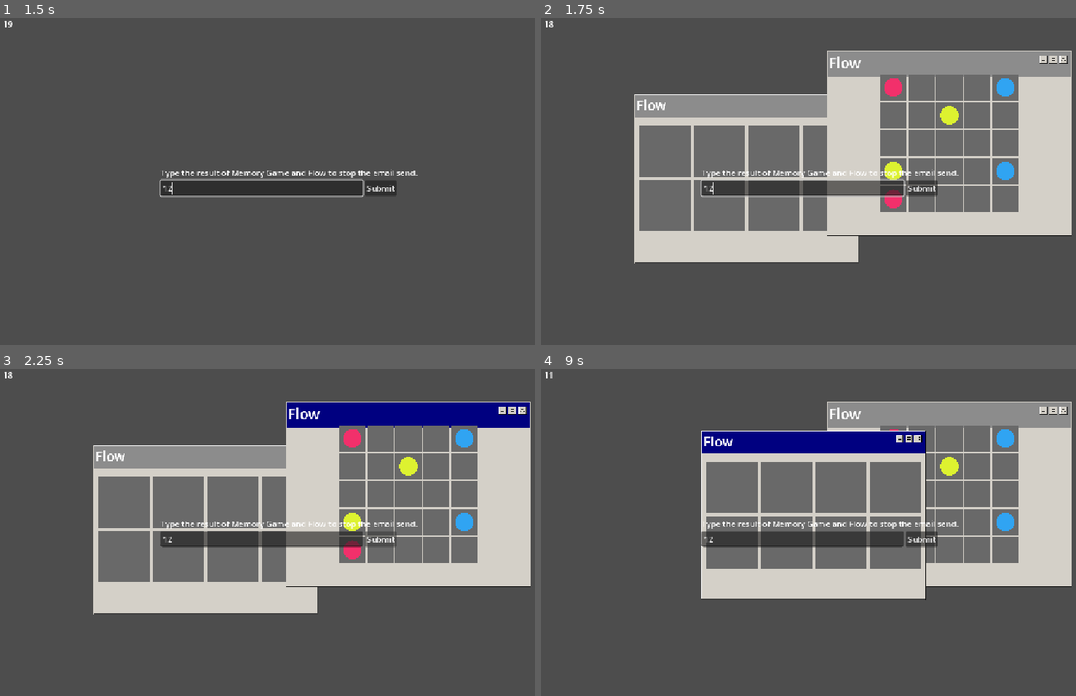
Above: before the commit, frames 1-4 (two rows, left to right).
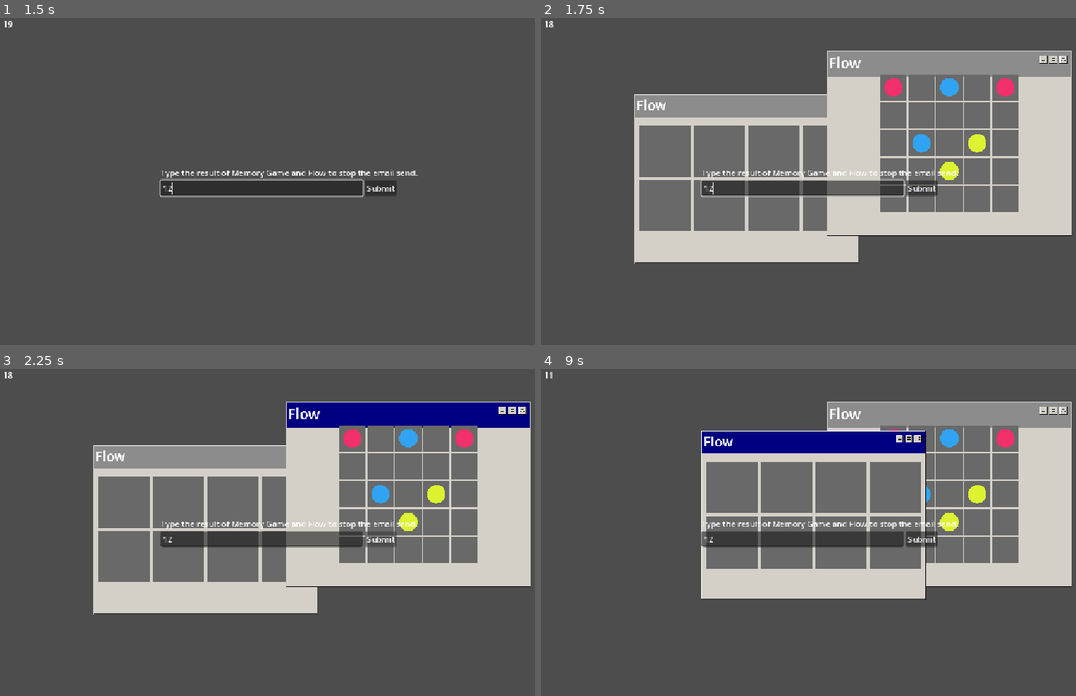
Above: after the commit, the same moments.

Repository: Vikociraptor/can_i_unsend
Game: Godot game, scene res://MainMenu.tscn
Two runs of this game, one before a commit and one after it. Both use one fixed random seed, a clock stepped at 60 frames per second and the inputs below.
Inputs (mouse positions are in pixels of both pictures, inside the frame that each line leads up to):
- Up to frame 1 (1.5 s): click (74, 204) at 0.5 s; click (262, 188) at 1.27 s; type "12" at 1.35 s
- Up to frame 2 (1.75 s): no input
- Up to frame 3 (2.25 s): click "Submit" at 2 s
- Up to frame 4 (9 s): click (835, 454) at 2.77 s; click (840, 454) at 3.52 s; click "Submit" at 4.25 s; click (835, 454) at 5.02 s; click (840, 454) at 5.77 s; click "Submit" at 6.5 s; click (835, 454) at 7.27 s; click (840, 454) at 8.02 s; tap Enter at 8.75 s; drag from (733, 457) to (931, 414) at 8.77 s

Frame 1 is identical in both runs. In frame 2, 1.3% of the frame differs, in the area x 64-89%, y 18-59%; in frame 3, 1.3%; in frame 4, 0.9%.

Commit message:
Can now select different layouts for the game

Diff:
--- a/Scripts/Flow/flow_grid.gd
+++ b/Scripts/Flow/flow_grid.gd
@@ -18,6 +18,23 @@
 	"a....",
 ]
 
+var layouts = [
+	[
+		"a...b",
+		"..c..",
+		".....",
+		"c...b",
+		"a....",
+	],
+	[
+		"a.b.a",
+		".....",
+		".b.c.",
+		"..c..",
+		".....",
+	]
+]
+
 var grid = [] # characters, read as grid[y][x]
 
 var dots = {} # each pair's two cells, keyed by its character
@@ -36,6 +53,7 @@
 
 func _ready() -> void:
 	# Read the strings into the grid, collecting the cells of each dot.
+	layout = layouts[randi_range(0, layouts.size() - 1)]
 	for y in layout.size():
 		var row = []
 		for x in layout[y].length():
--- a/minigames/flow_minigame.tscn
+++ b/minigames/flow_minigame.tscn
@@ -1,11 +1,11 @@
-[gd_scene format=3]
+[gd_scene format=3 uid="uid://cetvhssiiotvk"]
 
-[ext_resource type="Script" path="res://minigames/puzzle_minigame.gd" id="1_3jprq"]
-[ext_resource type="Script" uid="uid://crqdnptf5rq8v" path="res://Scripts/Flow/flow_grid.gd" id="6_grid"]
+[ext_resource type="Script" uid="uid://ctqyg4130u6cg" path="res://minigames/puzzle_minigame.gd" id="1_3jprq"]
 [ext_resource type="Texture2D" uid="uid://3iyye5wcyugm" path="res://assets/RetroWindowsGUI/Window_Header.png" id="2_hhwsc"]
 [ext_resource type="Texture2D" uid="uid://7u4tja0fyhpm" path="res://assets/RetroWindowsGUI/Windows_Button.png" id="3_p0bon"]
 [ext_resource type="Texture2D" uid="uid://ko1w1ywfysu2" path="res://assets/RetroWindowsGUI/Windows_Button_Pressed.png" id="4_q6hqq"]
 [ext_resource type="Texture2D" uid="uid://cuki5h7pvmqyq" path="res://assets/RetroWindowsGUI/Windows_Icons.png" id="5_jbnu7"]
+[ext_resource type="Script" uid="uid://crqdnptf5rq8v" path="res://Scripts/Flow/flow_grid.gd" id="6_grid"]
 
 [sub_resource type="StyleBoxTexture" id="StyleBoxTexture_0v6pm"]
 texture = ExtResource("3_p0bon")
@@ -110,15 +110,15 @@
 theme_override_styles/focus = SubResource("StyleBoxEmpty_tpg87")
 icon = SubResource("AtlasTexture_ymfxl")
 
-[node name="GameArea" type="Control" parent="Window"]
-layout_mode = 0
+[node name="GameArea" type="Control" parent="Window" unique_id=411689752]
+anchors_preset = 0
 offset_left = 12.0
 offset_top = 56.0
 offset_right = 572.0
 offset_bottom = 384.0
 mouse_filter = 2
 
-[node name="Grid" type="Node2D" parent="."]
+[node name="Grid" type="Node2D" parent="." unique_id=1288167561]
 script = ExtResource("6_grid")
 
 [node name="Result" type="Label" parent="." unique_id=1376386682]
Not shown: 1 places in minigames/flow_minigame.tscn that only renumber resources
